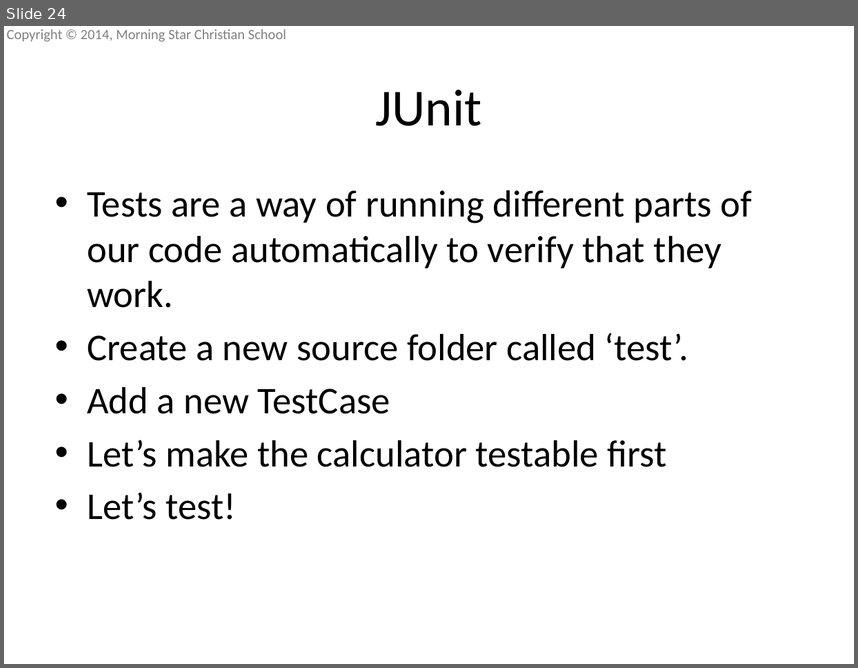
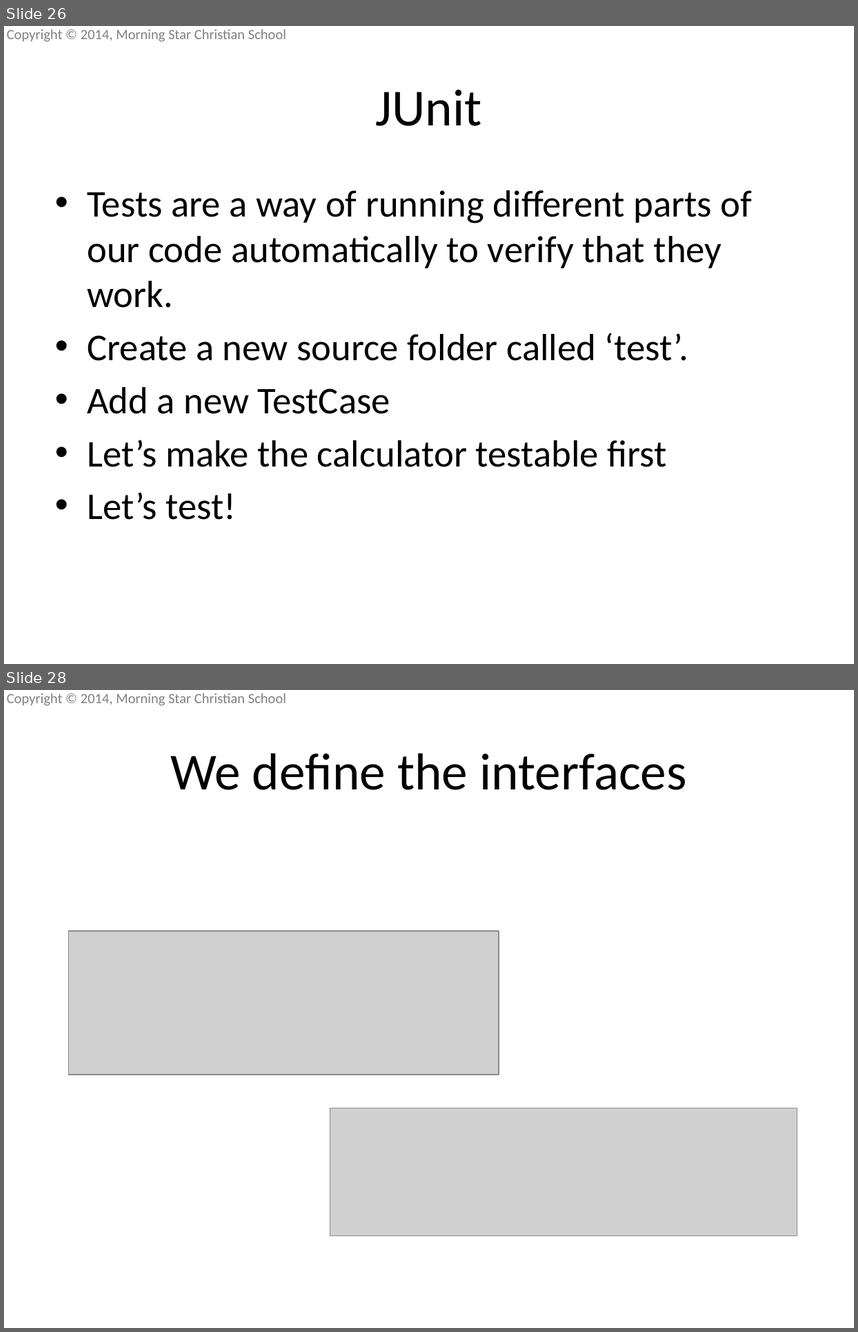
Before and after one commit to mscsbend/presentations, a slide deck: Lesson 3.pptx. Shown one above the other, each under a label of ours: slide 24 before the commit, slides 26 and 28 after it; the slides between them are not shown. The pictures are 858x668 and 858x1332 pixels, drawn with LibreOffice and Linux fonts; fonts in the diff are those of the drawing; grey boxes stand for pictures; background and template pictures are left out. Boxes give left, top, right and bottom in pixels: in the first picture for what was removed or moved away, otherwise in the second. Text is boxed around its words. In the diff, an @@ line names an element or a change of style, - is before the commit and + after.

```diff
--- a/Lesson 3.pptx
+++ b/Lesson 3.pptx
@@ slide 28 added at [4,690,854,1328], background picture (left out); not listed: 1 template element that a slide beside it also shows @@
@@ title added at [170,753,686,790], 44 pt, text #000000 @@
+We define the interfaces
@@ picture added at [69,931,499,1074] @@
@@ picture added at [330,1108,797,1236] @@
@@ what was slide 24 is now slide 26 @@
```
Also in this commit, not shown: 7 slides changed, 7 other slides added.
